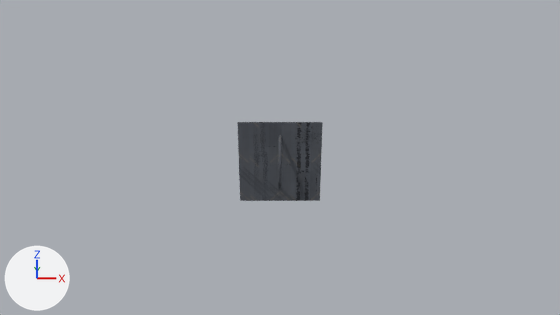
Renders of the Blender file assets/ships/parts/blender/place_station_trade_hub_authored.blend from each side of a commit.
Before and after are seen from the file's camera 'CAM_FULL_TEST'. The axes (+X, +Y, +Z) are drawn at lower left. The lights are the same throughout. The first picture is the older version.

The scene before the commit, as lines of its bpy script (objects in view):
```python
ob_det_gold_trim_band = bpy.data.objects.new('DET_gold_trim_band', me_cube_007)
ob_det_gold_trim_band.location = (14.0, 12.0, 0.0)
ob_det_gold_trim_band.scale = (5.5, 0.15, 0.2)
ob_hub_deck = bpy.data.objects.new('Hub_Deck', me_cube)
ob_hub_deck.parent = ob_place_station_trade_hub_root
ob_hub_deck.location = (0.0, 0.0, 0.0)
ob_hub_ring = bpy.data.objects.new('Hub_Ring', me_torus)
ob_hub_ring.parent = ob_place_station_trade_hub_root
ob_hub_ring.location = (14.0, 6.5, 0.0)
ob_hub_ring.rotation_euler = (0.0, 1.571, 0.0)  # degrees (0, 90, 0)
```
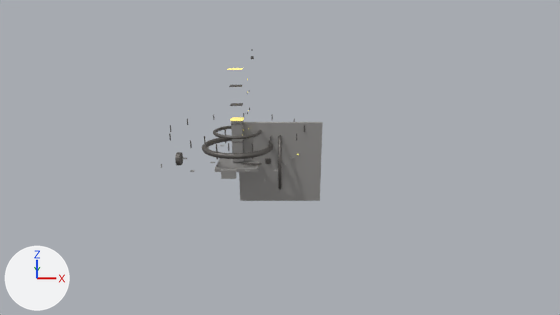
Location of each change, (x1, y1, x2, y2) in pixels of the pictures (560 x 315 px):
'Hub_Deck', surface changed (lighter): (239, 122, 323, 201) in both
'STN_ring', added: after (202, 138, 274, 159)
'STN_deck', added: after (215, 158, 259, 172)
'STN_tower', added: after (231, 121, 244, 162)
'STN_ring_upper', added: after (213, 126, 262, 139)
'Hub_Ring', surface changed: (278, 135, 282, 190) in both
'DET_hangar_slot_b', added: after (221, 169, 236, 179)
'DET_dock_collar_b', added: after (175, 152, 183, 165)
'DET_gold_trim_band', moved (not visible before): after (230, 117, 244, 121)

What changed in the scene script:
```text
Change mat_material_hull:
    remove # nodes: BsdfPrincipled, Bump, Group x2, Mapping x2, Math x4, Mix x3, OutputMaterial, RGB, SeparateColor, TexCoord x2, TexImage x2, Value
    remove # colours: grey #818690, white #e7e7e7
    remove # uses the picture img_hub_trim
    remove # uses the picture img_hub_wear
    nodes: BsdfPrincipled, OutputMaterial
    colours: grey #a6a4a2
Add me_cube_058:
    me_cube_058.from_pydata(...)  # a box spanning x -2.0..2.0, y -12.6..-11.4, z 1.25..3.75
    me_cube_058.materials.append(mat_material_hull)  # grey #a6a4a2
Add me_torus_002:
    me_torus_002.from_pydata(...)  # a torus around z (ring radius 7.5, tube radius 0.6) spanning x -8.1..8.1, y -8.1..8.1, z -0.5..0.5
    me_torus_002.materials.append(mat_material_mechanical)  # grey #6f6c69
Add me_cylinder:
    me_cylinder.from_pydata(...)  # a 16-sided cylinder along x spanning x -10.75..-9.25, y -2.2..2.2, z -1.4..3.0
    me_cylinder.materials.append(mat_material_mechanical)  # grey #6f6c69
Add me_torus_001:
    me_torus_001.from_pydata(...)  # a torus around z (ring radius 11.0, tube radius 0.9) spanning x -11.9..11.9, y -11.9..11.9, z -0.9..0.9
    me_torus_001.materials.append(mat_material_mechanical)  # grey #6f6c69
Add me_cube_015:
    me_cube_015.from_pydata(...)  # a box spanning x -1.75..1.75, y -1.75..1.75, z -7.0..7.0
    me_cube_015.materials.append(mat_material_hull)  # grey #a6a4a2
Add me_cube_014:
    me_cube_014.from_pydata(...)  # a box spanning x -7.0..7.0, y -7.0..7.0, z -0.6..0.6
    me_cube_014.materials.append(mat_material_hull)  # grey #a6a4a2
Change ob_det_gold_trim_band:
    ob_det_gold_trim_band.location: (14.0, 12.0, 0.0) -> (0.0, 0.0, 15.2)
Add ob_det_hangar_slot_b:
    ob_det_hangar_slot_b = bpy.data.objects.new('DET_hangar_slot_b', me_cube_058)
    ob_det_hangar_slot_b.location = (0.0, -12.0, 2.5)
    _m = ob_det_hangar_slot_b.modifiers.new('SF_Bevel', 'BEVEL')
    _m.width = 0.06
    _m.width_pct = 0.06
    _m.segments = 2
Add ob_stn_ring_upper:
    ob_stn_ring_upper = bpy.data.objects.new('STN_ring_upper', me_torus_002)
    ob_stn_ring_upper.location = (0.0, 0.0, 11.0)
    _m = ob_stn_ring_upper.modifiers.new('SF_Bevel', 'BEVEL')
    _m.width = 0.05
    _m.width_pct = 0.05
    _m.segments = 2
Add ob_det_dock_collar_b:
    ob_det_dock_collar_b = bpy.data.objects.new('DET_dock_collar_b', me_cylinder)
    ob_det_dock_collar_b.location = (-10.0, 0.0, 0.8)
    _m = ob_det_dock_collar_b.modifiers.new('SF_Bevel', 'BEVEL')
    _m.width = 0.05
    _m.width_pct = 0.05
    _m.segments = 2
Add ob_stn_ring:
    ob_stn_ring = bpy.data.objects.new('STN_ring', me_torus_001)
    ob_stn_ring.location = (0.0, 0.0, 6.0)
    _m = ob_stn_ring.modifiers.new('SF_Bevel', 'BEVEL')
    _m.width = 0.05
    _m.width_pct = 0.05
    _m.segments = 2
Add ob_stn_tower:
    ob_stn_tower = bpy.data.objects.new('STN_tower', me_cube_015)
    ob_stn_tower.location = (0.0, 0.0, 8.0)
    _m = ob_stn_tower.modifiers.new('SF_Bevel', 'BEVEL')
    _m.width = 0.08
    _m.width_pct = 0.08
    _m.segments = 2
Add ob_stn_deck:
    ob_stn_deck = bpy.data.objects.new('STN_deck', me_cube_014)
    ob_stn_deck.location = (0.0, 0.0, 0.0)
    _m = ob_stn_deck.modifiers.new('SF_Bevel', 'BEVEL')
    _m.width = 0.08
    _m.width_pct = 0.08
    _m.segments = 2
```
